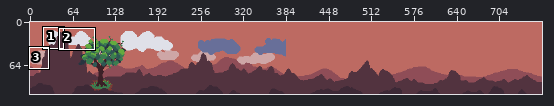
Pixel-art file: aseprite/mockup.aseprite. Above: a wide view before the commit, with the close-up outlined.
Close-up. First the earlier version:
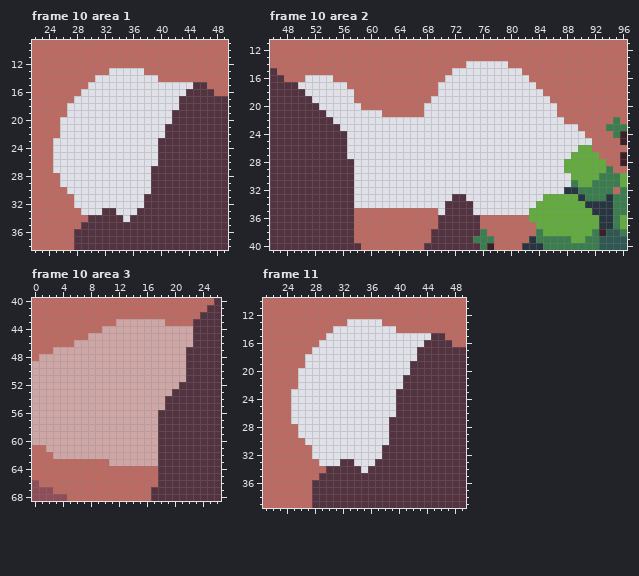
768x108 pixels, 12 frames. Shown: frame 10 area 1: x 22..49, y 9..38; frame 10 area 2: x 46..96, y 11..40; frame 10 area 3: x 0..26, y 40..68; frame 11: x 21..49, y 10..39. The commit also changed other frames or places, which this record leaves out.
And afterwards:
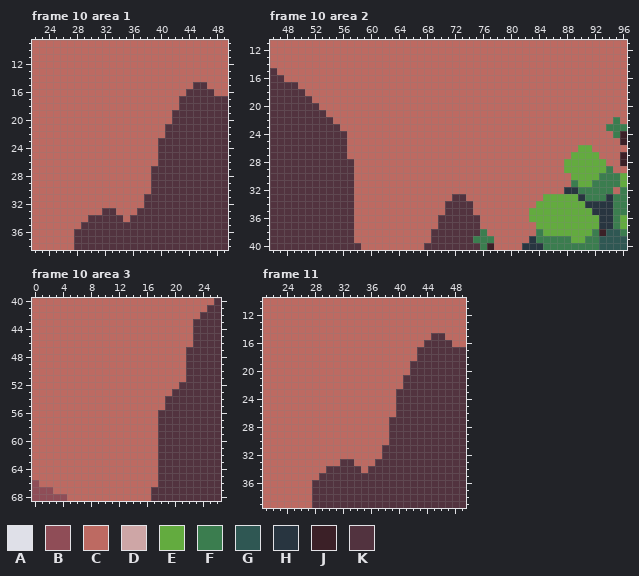
Palette (. is transparent): A #dfe0e8  B #8f4d57  C #bd6a62  D #cea6a6  E #63ab3f  F #3b7d4f  G #2f5753  H #283540  J #3b2027  K #52333f
Difference:
layer "Layer 1" now hidden
Frame 10 area 1:
The author changed colour A to colour C in row 13 at x 33 to 37; in row 14 at x 31 to 39; in row 15 at x 30 to 44; in row 16 at x 29 to 43; in row 17 at x 28 to 42; in row 18 at x 27 to 42.
The author changed colour A to colour C in row 19 at x 27 to 41; in row 20 at x 26 to 41; in rows 21 to 22 at x 26 to 40; in rows 23 to 26 at x 25 to 39; in row 27 at x 25 to 38; in rows 28 to 29 at x 26 to 38.
The author changed colour A to colour C in row 30 at x 27 to 38; in rows 31 to 32 at x 28 to 37; in row 33 at x 29 to 31 and 34 to 36; in row 34 at x 35.
Frame 10 area 2:
The author changed colour A to colour C in row 14 at x 74 to 79; in row 15 at x 72 to 81; in row 16 at x 51 to 54 and 71 to 82; in row 17 at x 50 to 56 and 70 to 83; in row 18 at x 51 to 57 and 70 to 84; in row 19 at x 52 to 57 and 69 to 85.
The author changed colour A to colour C in row 20 at x 53 to 58 and 68 to 86; in row 21 at x 54 to 61 and 68 to 86; in row 22 at x 55 to 87; in row 23 at x 56 to 89; in row 24 at x 57 to 90; in row 25 at x 57 to 91.
The author changed colour A to colour C in row 26 at x 57 to 89; in row 27 at x 57 to 88; in rows 28 to 29 at x 58 to 87; in rows 30 to 31 at x 58 to 88; in row 32 at x 58 to 87; in row 33 at x 58 to 71 and 74 to 84.
The author changed colour A to colour C in row 34 at x 58 to 70 and 75 to 83; in row 35 at x 70 and 75 to 82.
Frame 10 area 3:
The author changed colour D to colour C in row 43 at x 12 to 18; in row 44 at x 10 to 22; in row 45 at x 8 to 22; in row 46 at x 6 to 22; in row 47 at x 3 to 21; in row 48 at x 1 to 21.
The author changed colour D to colour C in rows 49 to 51 at x 0 to 21; in row 52 at x 0 to 20; in row 53 at x 0 to 19; in rows 54 to 55 at x 0 to 18; in rows 56 to 60 at x 0 to 17; in row 61 at x 2 to 17.
The author changed colour D to colour C in row 62 at x 3 to 17; in row 63 at x 11 to 17.
Frame 11: the same change as frame 10 area 1
